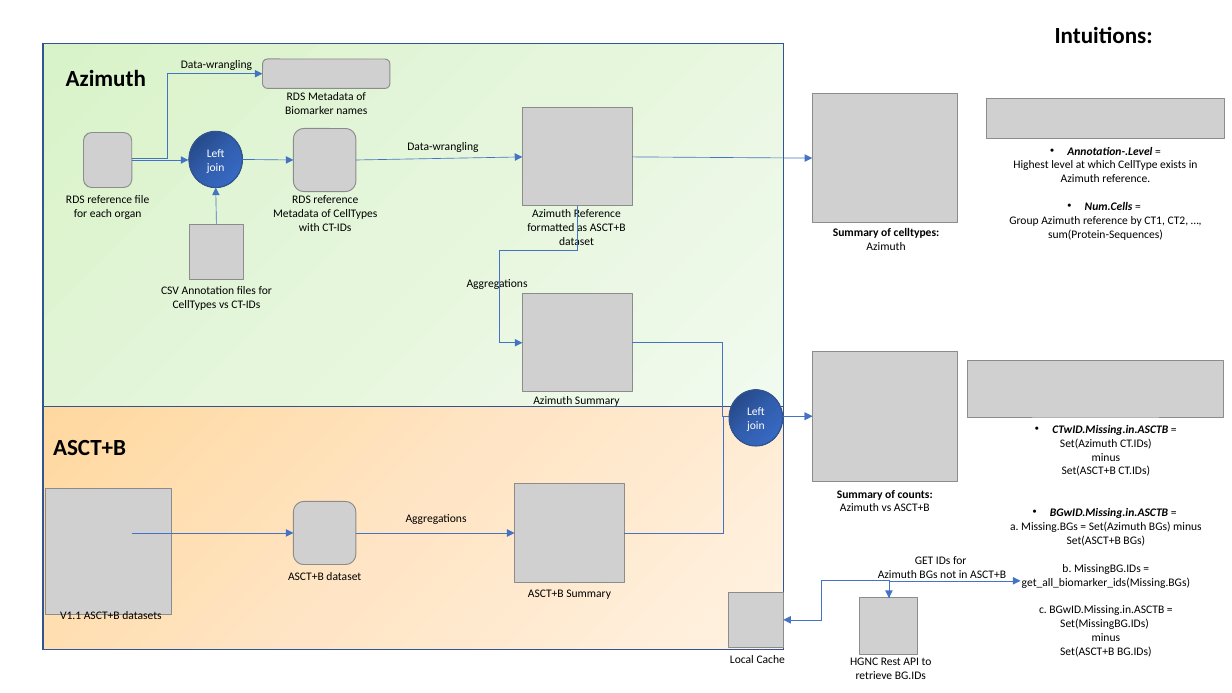
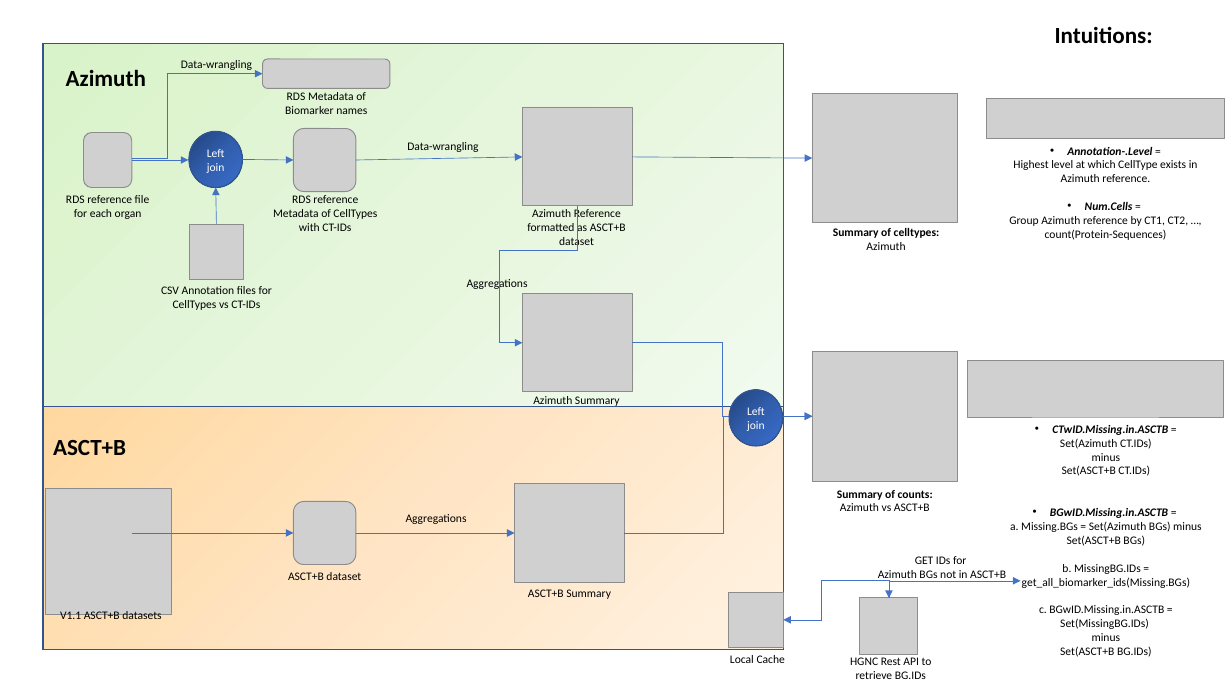
Before and after one commit to vikrantdeshpande09876/asctb-azimuth-data-comparison, a slide deck: slide 1 of Documentation_Diagrams.pptx. Drawn at 1232x693 pixels with LibreOffice and Linux fonts; fonts in the diff are those of the drawing; grey boxes stand for pictures. Boxes give left, top, right and bottom in pixels: in the first picture for what was removed or moved away, otherwise in the second. Text is boxed around its words. In the diff, an @@ line names an element or a change of style, - is before the commit and + after.

```diff
--- a/Documentation_Diagrams.pptx
+++ b/Documentation_Diagrams.pptx
@@ text at bbox=[1009, 216, 1189, 240]: text changed @@
-Group Azimuth reference by CT1, CT2, …, sum(Protein-Sequences)
+Group Azimuth reference by CT1, CT2, …, count(Protein-Sequences)
```
Also in this commit, not shown: 11 other files.
